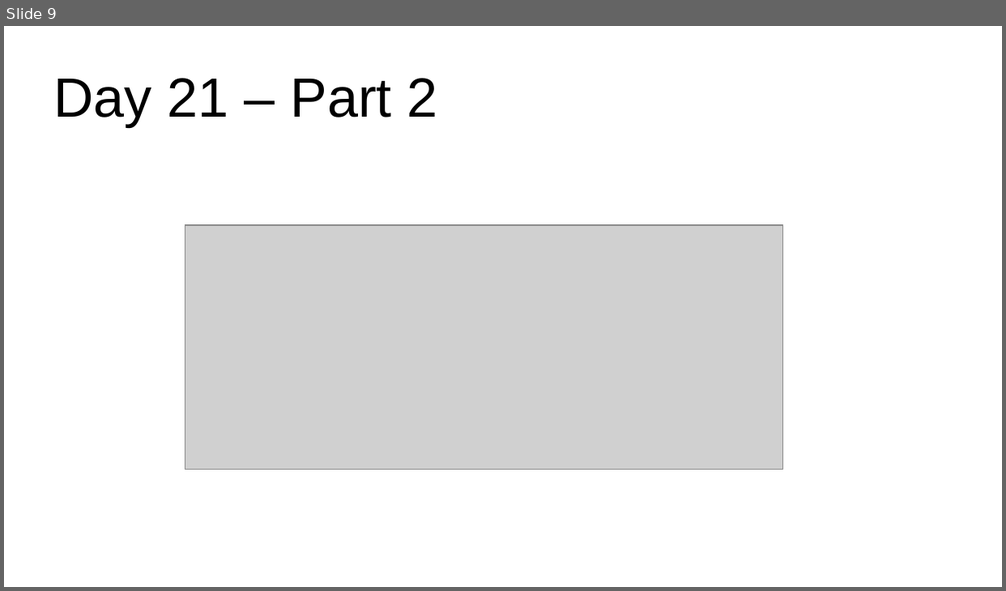
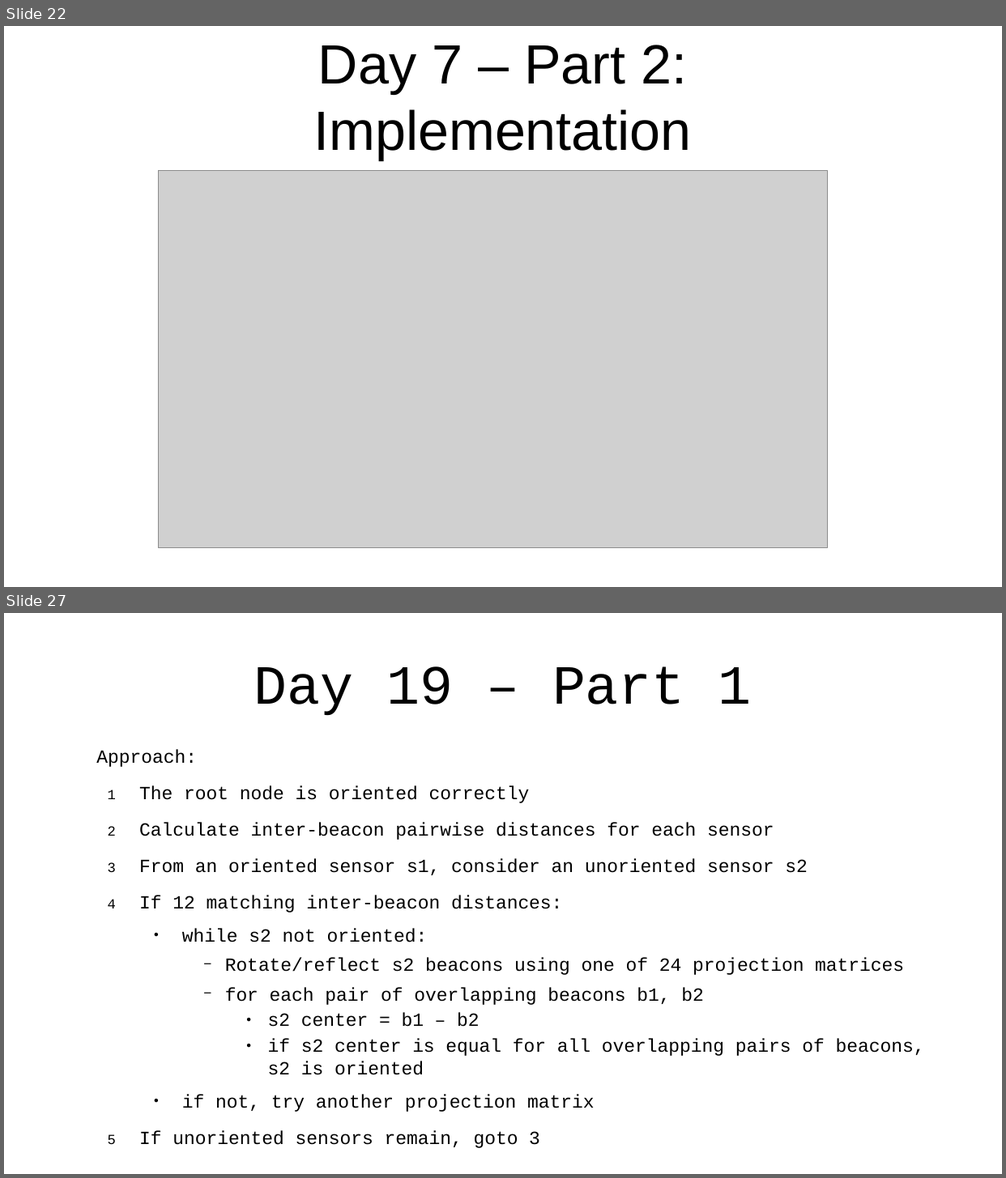
Before and after one commit to jlewis200/advent_of_code_21, a slide deck: aoc-cantina-time.odp. Shown one above the other, each under a label of ours: slide 9 before the commit, slides 22 and 27 after it; the slides between them are not shown. The pictures are 1006x591 and 1006x1178 pixels, drawn with LibreOffice and Linux fonts; fonts in the diff are those of the drawing; grey boxes stand for pictures. Boxes give left, top, right and bottom in pixels: in the first picture for what was removed or moved away, otherwise in the second. Text is boxed around its words. In the diff, an @@ line names an element or a change of style, - is before the commit and + after.

```diff
--- a/aoc-cantina-time.odp
+++ b/aoc-cantina-time.odp
@@ slide 27 added at (4, 613, 1002, 1174), background #FFFFFF @@
@@ title added at (253, 666, 752, 715), 44 pt, text #000000 @@
+Day 19 – Part 1
@@ text added at (96, 749, 925, 1148), 14.8 pt, text #000000 @@
+Approach:
+  1 The root node is oriented correctly
+  2 Calculate inter-beacon pairwise distances for each sensor
+  3 From an oriented sensor s1, consider an unoriented sensor s2
+  4 If 12 matching inter-beacon distances:
+    ● while s2 not oriented:
+      − Rotate/reflect s2 beacons using one of 24 projection matrices
+      − for each pair of overlapping beacons b1, b2
+        ● s2 center = b1 – b2
+        ● if s2 center is equal for all overlapping pairs of beacons, s2 is oriented
+    ● if not, try another projection matrix
+  5 If unoriented sensors remain, goto 3
@@ what was slide 9 is now slide 22 @@
@@ slide 22 changed as well @@
@@ title at (313, 45, 692, 160): text changed @@
-Day 21 – Part 2
+Day 7 – Part 2:
+Implementation
@@ picture: place and size @@
-picture at (185, 225, 782, 470)
+picture at (158, 171, 828, 548)
```
Also in this commit, not shown: 5 other slides changed, 21 other slides added, 3 slides removed, 13 other files.
